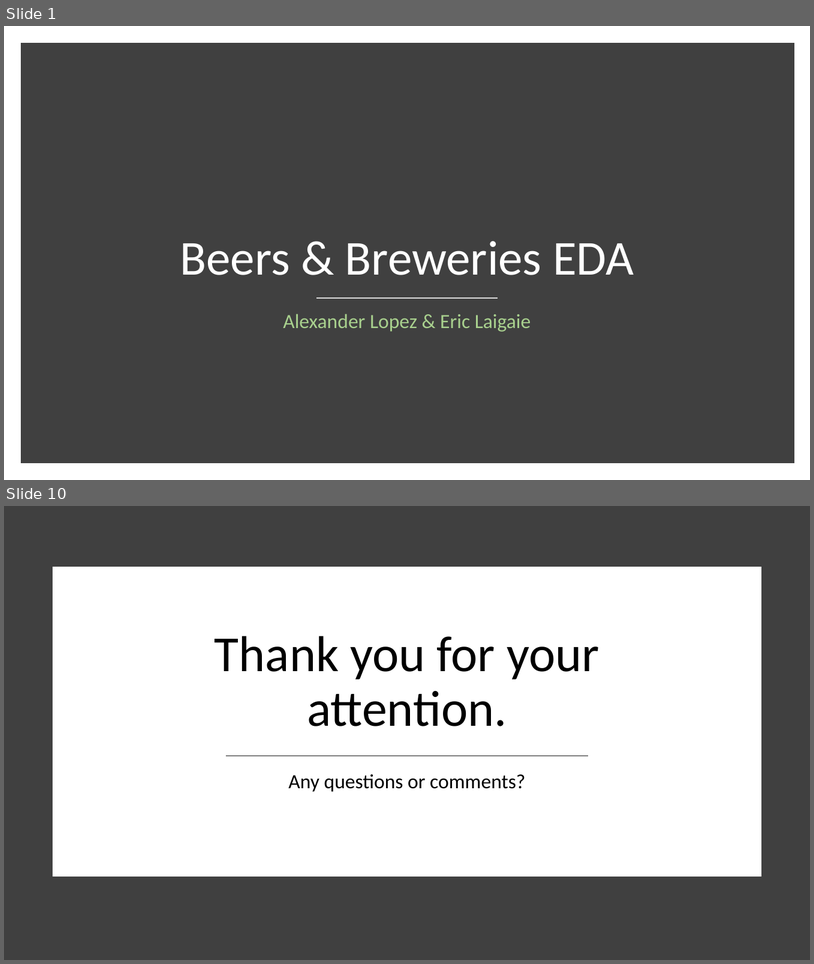
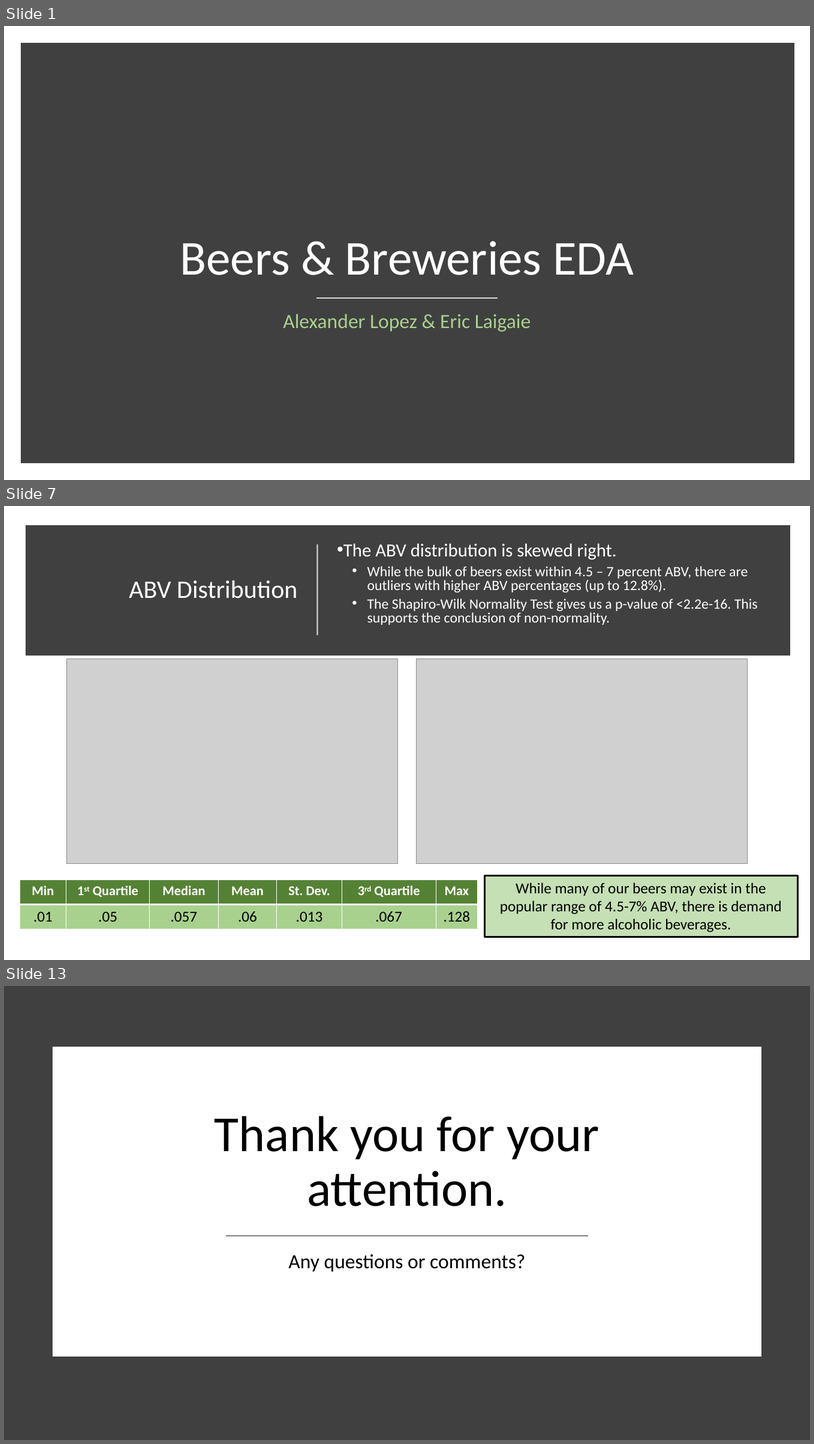
Before and after one commit to ericlaigaie/Case-Study-01, a slide deck: EDA_Presentation - AL.pptx. Shown one above the other, each under a label of ours: slides 1 and 10 before the commit, slides 1, 7 and 13 after it; the slides between them are not shown. The pictures are 814x964 and 814x1444 pixels, drawn with LibreOffice and Linux fonts; fonts in the diff are those of the drawing; grey boxes stand for pictures. Boxes give left, top, right and bottom in pixels: in the first picture for what was removed or moved away, otherwise in the second. Text is boxed around its words. In the diff, an @@ line names an element or a change of style, - is before the commit and + after.

```diff
--- a/EDA_Presentation - AL.pptx
+++ b/EDA_Presentation - AL.pptx
@@ slide 7 added at (4,506,810,960), background #FFFFFF @@
@@ rectangle added at (30,529,787,652), fill #404040, outline #404040 10 pt @@
@@ line added from (317, 636) to (317, 545), #FFFFFF 1.5 pt @@
@@ text added at (344,543,758,625), 17 pt, text #FFFFFF @@
+• The ABV distribution is skewed right.
+  • While the bulk of beers exist within 4.5 – 7 percent ABV, there are outliers with higher ABV percentages (up to 12.8%).
+  • The Shapiro-Wilk Normality Test gives us a p-value of <2.2e-16. This supports the conclusion of non-normality.
@@ title added at (129,580,297,598), 30 pt, text #FFFFFF @@
+ABV Distribution
@@ picture added at (66,659,398,864) @@
@@ picture added at (417,659,748,864) @@
@@ table added at (20,880,478,929), 2 rows, 7 columns @@
+Min | 1st Quartile | Median | Mean | St. Dev. | 3rd Quartile | Max
+.01 | .05 | .057 | .06 | .013 | .067 | .128
@@ rectangle added at (485,875,798,936), fill #C5E0B4, outline #000000 2.25 pt, 18 pt, text #000000 @@
+While many of our beers may exist in the popular range of 4.5-7% ABV, there is demand for more alcoholic beverages.
@@ what was slide 10 is now slide 13 @@
```
Also in this commit, not shown: 4 slides changed, 8 other slides added, 4 slides removed.
